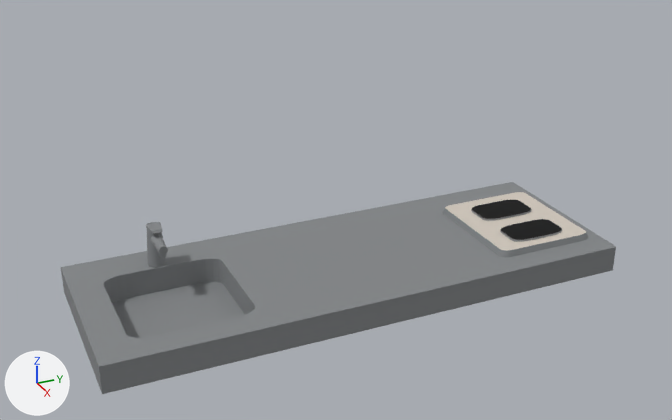
The glTF model src/models/Sink.glb: old version first, new version second.
Before and after are seen from a 50 mm camera at (-0.522, -3.137, 2.139) aimed at (-2.528, -2.235, 1.136). Arrows for +X, +Y and +Z are at lower left; the lights stay in place. Where no turn or scale is listed for an object, it has been applied to the vertices. Vertices at the same position are counted once.

Names of what the first picture shows: 'Sink'.
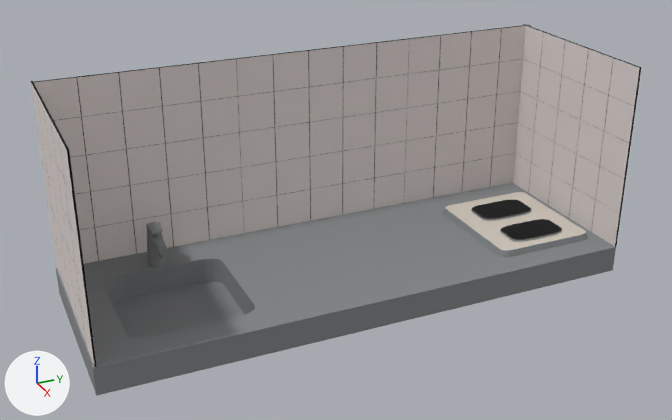
Boxes (x1, y1, x2, y2) around the edits, measured in the pictures (672 x 420 px):
'Sink', reshaped (10% wider, 75% taller)
    before: (61, 182, 616, 394)
    after: (31, 24, 641, 396)
part 1 of me_cube_021, added
    after: (81, 308, 97, 365)
part 2 of me_cube_021, added
    after: (592, 200, 619, 247)
part 3 of me_cube_021, added
    after: (73, 287, 86, 343)
part 4 of me_cube_021, added
    after: (569, 187, 595, 231)
part 5 of me_cube_021, added
    after: (65, 267, 77, 319)
part 6 of me_cube_021, added
    after: (548, 175, 572, 218)
part 7 of me_cube_021, added
    after: (58, 249, 70, 301)
part 8 of me_cube_021, added
    after: (529, 163, 551, 204)
part 9 of me_cube_021, added
    after: (52, 234, 63, 282)
part 10 of me_cube_021, added
    after: (512, 154, 531, 192)
part 11 of me_cube_021, added
    after: (76, 268, 92, 326)
part 12 of me_cube_021, added
    after: (596, 167, 624, 213)
part 13 of me_cube_021, added
    after: (68, 249, 81, 305)
part 14 of me_cube_021, added
    after: (573, 154, 599, 199)
part 15 of me_cube_021, added
    after: (60, 230, 73, 285)
part 16 of me_cube_021, added
    after: (552, 143, 576, 186)
part 17 of me_cube_021, added
    after: (53, 213, 65, 264)
part 18 of me_cube_021, added
    after: (531, 132, 554, 174)
part 19 of me_cube_021, added
    after: (47, 198, 58, 247)
part 20 of me_cube_021, added
    after: (515, 123, 534, 162)
part 21 of me_cube_021, added
    after: (70, 225, 86, 284)
part 22 of me_cube_021, added
    after: (600, 132, 629, 178)
part 23 of me_cube_021, added
    after: (62, 207, 75, 263)
part 24 of me_cube_021, added
    after: (577, 120, 604, 166)

The change, as a diff of the scene's bpy script:
```diff
--- a/src/models/Sink.glb.py
+++ b/src/models/Sink.glb.py
@@ me_cube_021 @@
-me_cube_021.from_pydata(...)  # 468 vertices, 916 faces; spans x -0.25..0.25, y -0.909..0.5, z -0.038..0.149
+me_cube_021.from_pydata(...)  # 4308 vertices, 6596 faces; spans x -0.259..0.251, y -0.921..0.514, z -0.038..0.541
+# me_cube_021 part 1: a new loose piece, a box spanning x 0.1496..0.2496, y -0.9176..-0.9126, z 0.0362..0.1362, in mat_wall (light grey #e0d7d4)
+# me_cube_021 part 2: a new loose piece, a box spanning x 0.1496..0.2496, y 0.4958..0.5008, z 0.0362..0.1362, in mat_wall (light grey #e0d7d4)
+# me_cube_021 part 3: a new loose piece, a box spanning x 0.0476..0.1476, y -0.9176..-0.9126, z 0.0362..0.1362, in mat_wall (light grey #e0d7d4)
+# me_cube_021 part 4: a new loose piece, a box spanning x 0.0476..0.1476, y 0.4958..0.5008, z 0.0362..0.1362, in mat_wall (light grey #e0d7d4)
+# me_cube_021 part 5: a new loose piece, a box spanning x -0.0544..0.0456, y -0.9176..-0.9126, z 0.0362..0.1362, in mat_wall (light grey #e0d7d4)
+# me_cube_021 part 6: a new loose piece, a box spanning x -0.0544..0.0456, y 0.4958..0.5008, z 0.0362..0.1362, in mat_wall (light grey #e0d7d4)
+# me_cube_021 part 7: a new loose piece, a box spanning x -0.1564..-0.0564, y -0.9176..-0.9126, z 0.0362..0.1362, in mat_wall (light grey #e0d7d4)
+# me_cube_021 part 8: a new loose piece, a box spanning x -0.1564..-0.0564, y 0.4958..0.5008, z 0.0362..0.1362, in mat_wall (light grey #e0d7d4)
+# me_cube_021 part 9: a new loose piece, a box spanning x -0.2584..-0.1584, y -0.9176..-0.9126, z 0.0362..0.1362, in mat_wall (light grey #e0d7d4)
+# me_cube_021 part 10: a new loose piece, a box spanning x -0.2584..-0.1584, y 0.4958..0.5008, z 0.0362..0.1362, in mat_wall (light grey #e0d7d4)
+# me_cube_021 part 11: a new loose piece, a box spanning x 0.1496..0.2496, y -0.9176..-0.9126, z 0.1372..0.2372, in mat_wall (light grey #e0d7d4)
+# me_cube_021 part 12: a new loose piece, a box spanning x 0.1496..0.2496, y 0.4958..0.5008, z 0.1372..0.2372, in mat_wall (light grey #e0d7d4)
+# me_cube_021 part 13: a new loose piece, a box spanning x 0.0476..0.1476, y -0.9176..-0.9126, z 0.1372..0.2372, in mat_wall (light grey #e0d7d4)
+# me_cube_021 part 14: a new loose piece, a box spanning x 0.0476..0.1476, y 0.4958..0.5008, z 0.1372..0.2372, in mat_wall (light grey #e0d7d4)
+# me_cube_021 part 15: a new loose piece, a box spanning x -0.0544..0.0456, y -0.9176..-0.9126, z 0.1372..0.2372, in mat_wall (light grey #e0d7d4)
+# me_cube_021 part 16: a new loose piece, a box spanning x -0.0544..0.0456, y 0.4958..0.5008, z 0.1372..0.2372, in mat_wall (light grey #e0d7d4)
+# me_cube_021 part 17: a new loose piece, a box spanning x -0.1564..-0.0564, y -0.9176..-0.9126, z 0.1372..0.2372, in mat_wall (light grey #e0d7d4)
+# me_cube_021 part 18: a new loose piece, a box spanning x -0.1564..-0.0564, y 0.4958..0.5008, z 0.1372..0.2372, in mat_wall (light grey #e0d7d4)
+# me_cube_021 part 19: a new loose piece, a box spanning x -0.2584..-0.1584, y -0.9176..-0.9126, z 0.1372..0.2372, in mat_wall (light grey #e0d7d4)
+# me_cube_021 part 20: a new loose piece, a box spanning x -0.2584..-0.1584, y 0.4958..0.5008, z 0.1372..0.2372, in mat_wall (light grey #e0d7d4)
+# me_cube_021 part 21: a new loose piece, a box spanning x 0.1496..0.2496, y -0.9176..-0.9126, z 0.2382..0.3382, in mat_wall (light grey #e0d7d4)
+# me_cube_021 part 22: a new loose piece, a box spanning x 0.1496..0.2496, y 0.4958..0.5008, z 0.2382..0.3382, in mat_wall (light grey #e0d7d4)
+# me_cube_021 part 23: a new loose piece, a box spanning x 0.0476..0.1476, y -0.9176..-0.9126, z 0.2382..0.3382, in mat_wall (light grey #e0d7d4)
+# me_cube_021 part 24: a new loose piece, a box spanning x 0.0476..0.1476, y 0.4958..0.5008, z 0.2382..0.3382, in mat_wall (light grey #e0d7d4)
+# me_cube_021 part 25: a new loose piece, a box spanning x -0.0544..0.0456, y -0.9176..-0.9126, z 0.2382..0.3382, in mat_wall (light grey #e0d7d4)
+# me_cube_021 part 26: a new loose piece, a box spanning x -0.0544..0.0456, y 0.4958..0.5008, z 0.2382..0.3382, in mat_wall (light grey #e0d7d4)
+# me_cube_021 part 27: a new loose piece, a box spanning x -0.1564..-0.0564, y -0.9176..-0.9126, z 0.2382..0.3382, in mat_wall (light grey #e0d7d4)
+# me_cube_021 part 28: a new loose piece, a box spanning x -0.1564..-0.0564, y 0.4958..0.5008, z 0.2382..0.3382, in mat_wall (light grey #e0d7d4)
+# me_cube_021 part 29: a new loose piece, a box spanning x -0.2584..-0.1584, y -0.9176..-0.9126, z 0.2382..0.3382, in mat_wall (light grey #e0d7d4)
+# me_cube_021 part 30: a new loose piece, a box spanning x -0.2584..-0.1584, y 0.4958..0.5008, z 0.2382..0.3382, in mat_wall (light grey #e0d7d4)
+# me_cube_021 part 31: 18 vertices moved from x -0.25..0.25, y -0.909, z -0.038..0.038 to x -0.25..0.25, y -0.921, z -0.038..0.038; 3600 vertices added at x -0.259..0.251, y -0.918..0.514, z 0.036..0.541
 me_cube_021.materials.append(mat_aluminium)
@@ me_cube_021 @@
 me_cube_021.materials.append(mat_beige_computer_support)
+me_cube_021.materials.append(mat_wall)  # light grey #e0d7d4
+me_cube_021.materials.append(mat_black_rubik_s_cube)  # black #000000
```
